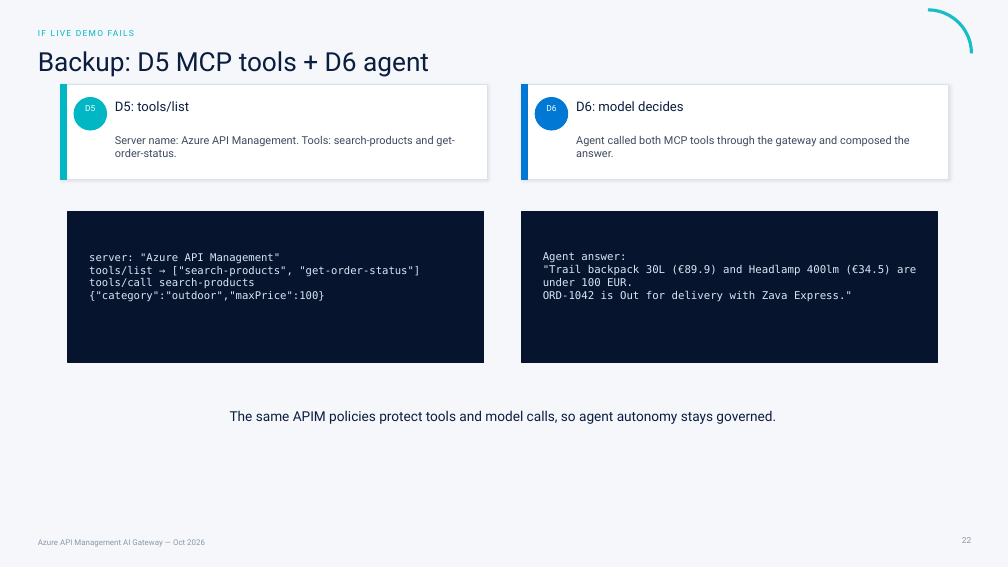
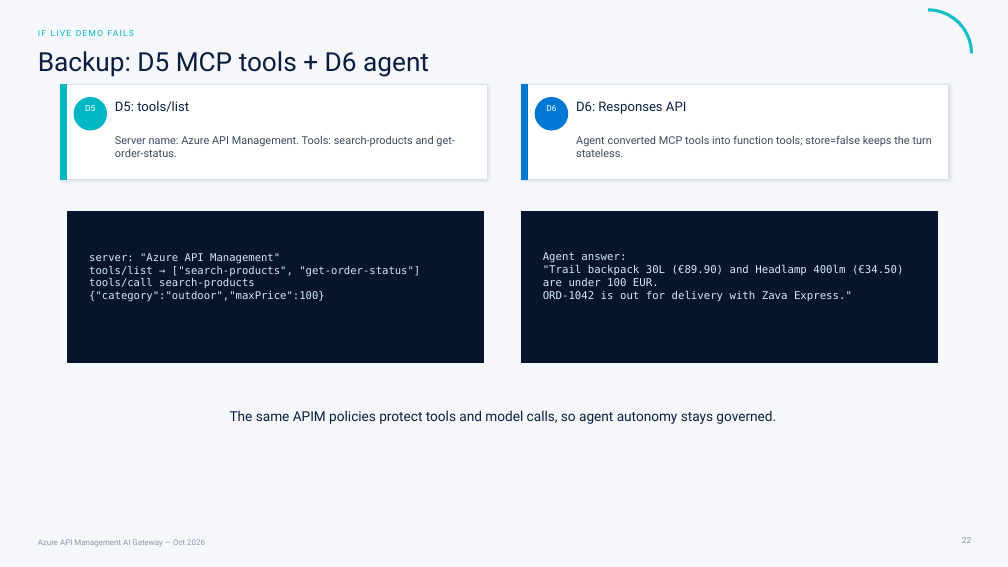
Before and after one commit to frkim/apim-demo, a slide deck: slide 22 of docs/presentations/apim-ai-gateway-session.pptx. Drawn at 1008x567 pixels with LibreOffice and Linux fonts; fonts in the diff are those of the drawing. Boxes give left, top, right and bottom in pixels: in the first picture for what was removed or moved away, otherwise in the second. Text is boxed around its words. In the diff, an @@ line names an element or a change of style, - is before the commit and + after.

```diff
--- a/docs/presentations/apim-ai-gateway-session.pptx
+++ b/docs/presentations/apim-ai-gateway-session.pptx
@@ text at bbox=[576, 101, 686, 114]: text changed @@
-D6: model decides
+D6: Responses API
@@ text at bbox=[576, 135, 932, 157]: text changed @@
-Agent called both MCP tools through the gateway and composed the answer.
+Agent converted MCP tools into function tools; store=false keeps the turn stateless.
@@ text at bbox=[543, 264, 904, 301]: text changed @@
-"Trail backpack 30L (€89.9) and Headlamp 400lm (€34.5) are under 100 EUR.
-ORD-1042 is Out for delivery with Zava Express."
+"Trail backpack 30L (€89.90) and Headlamp 400lm (€34.50) are under 100 EUR.
+ORD-1042 is out for delivery with Zava Express."
```
Also in this commit, not shown: 11 other slides changed, 32 other files.
